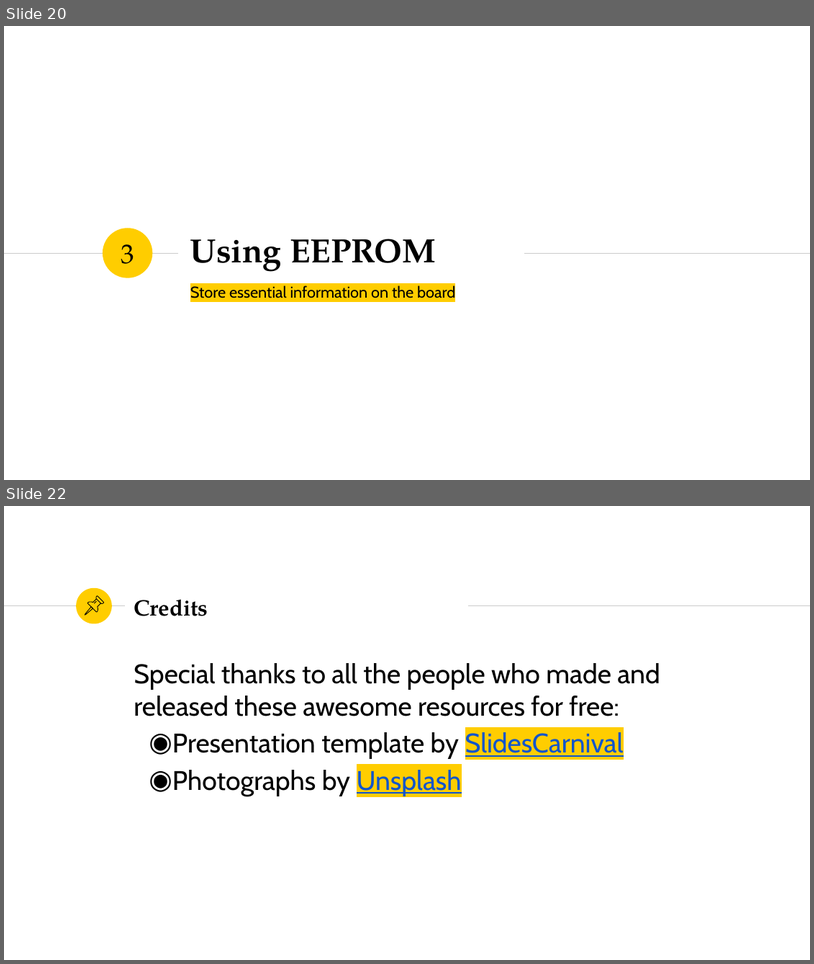
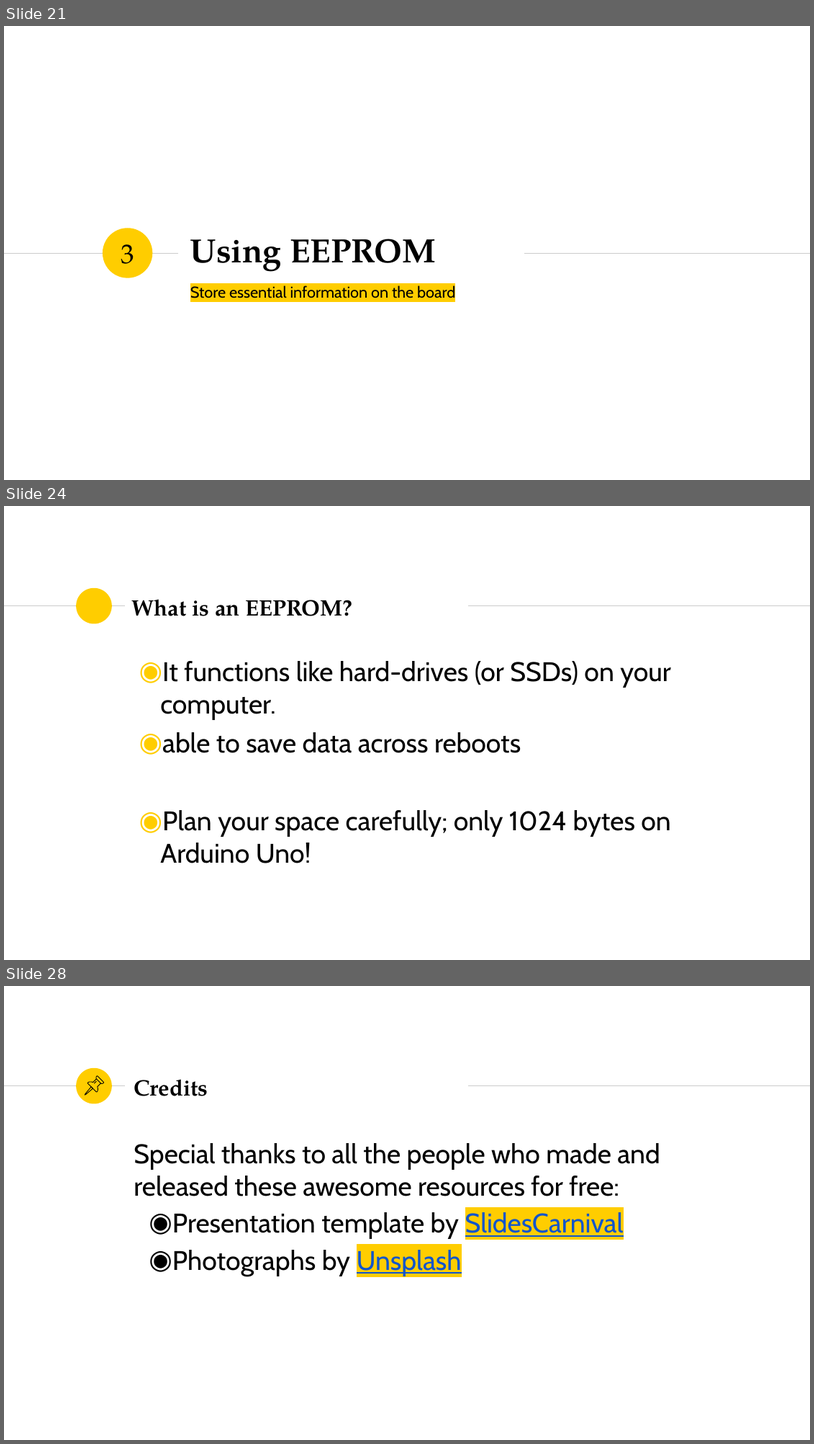
Before and after one commit to SSTIA/arduino-seminar, a slide deck: slides/ArduinoSeminar1.pptx. Shown one above the other, each under a label of ours: slides 20 and 22 before the commit, slides 21, 24 and 28 after it; the slides between them are not shown. The pictures are 814x964 and 814x1444 pixels, drawn with LibreOffice and Linux fonts; fonts in the diff are those of the drawing. Boxes give left, top, right and bottom in pixels: in the first picture for what was removed or moved away, otherwise in the second. Text is boxed around its words. In the diff, an @@ line names an element or a change of style, - is before the commit and + after.

```diff
--- a/slides/ArduinoSeminar1.pptx
+++ b/slides/ArduinoSeminar1.pptx
@@ slide 24 added at bbox=[4, 506, 810, 960], background #FFFFFF; not listed: 3 template elements that a slide beside it also shows @@
@@ title added at bbox=[132, 599, 352, 616], 26.6 pt, text #000000, bold @@
+What is an EEPROM?
@@ text added at bbox=[160, 661, 671, 863], 32 pt, text #000000 @@
+◉ It functions like hard-drives (or SSDs) on your computer.
+◉ able to save data across reboots
+◉ Plan your space carefully; only 1024 bytes on Arduino Uno!
@@ what was slide 20 is now slide 21 @@
@@ what was slide 22 is now slide 28 @@
```
Also in this commit, not shown: 2 slides changed, 5 other slides added, 2 other files.
